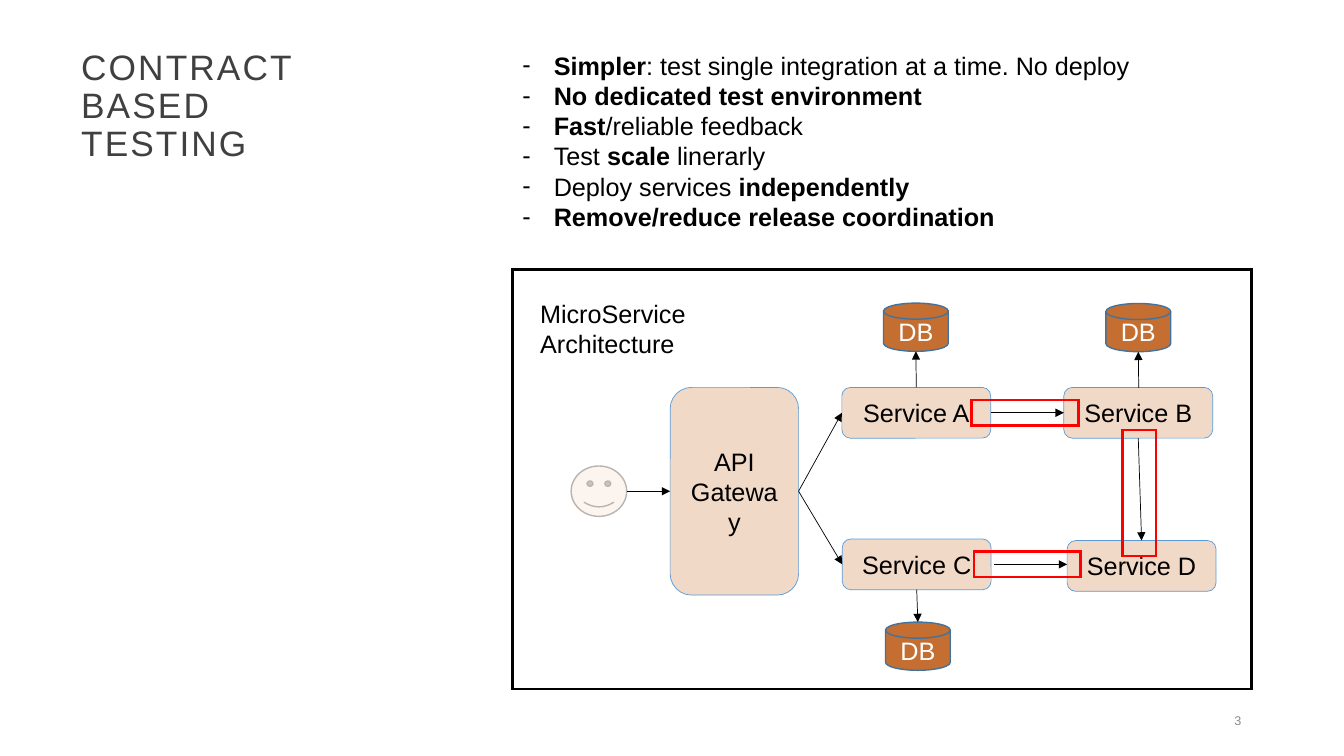
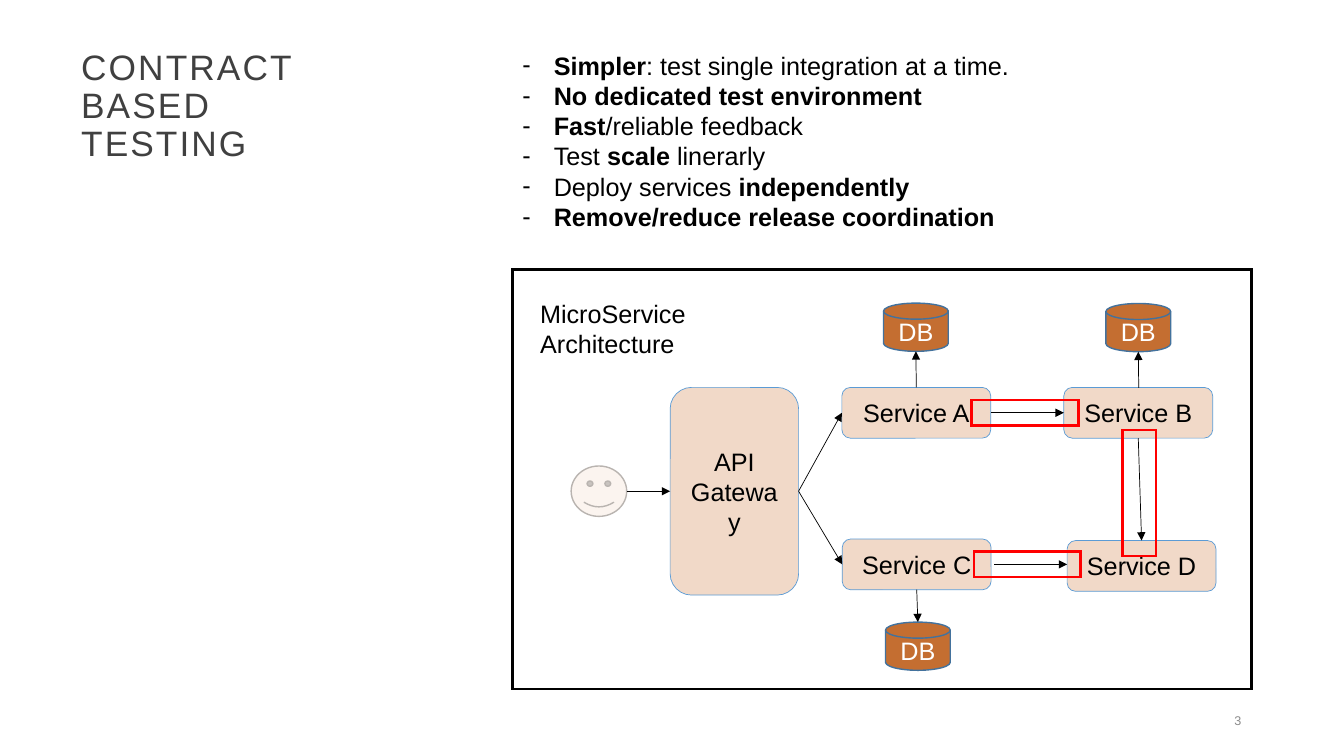
Before and after one commit to oscarmoraperez/aka-plattform, a slide deck: slide 3 of .doc/Contract based testing.pptx. Drawn at 1344x756 pixels with LibreOffice and Linux fonts; fonts in the diff are those of the drawing; background and template pictures are left out. Boxes give left, top, right and bottom in pixels: in the first picture for what was removed or moved away, otherwise in the second. Text is boxed around its words. In the diff, an @@ line names an element or a change of style, - is before the commit and + after.

```diff
--- a/.doc/Contract based testing.pptx
+++ b/.doc/Contract based testing.pptx
@@ text at [554,56,1009,80]: text changed @@
-– Simpler: test single integration at a time. No deploy
+– Simpler: test single integration at a time.
```
Also in this commit, not shown: 5 other slides changed, 1 slide removed.
